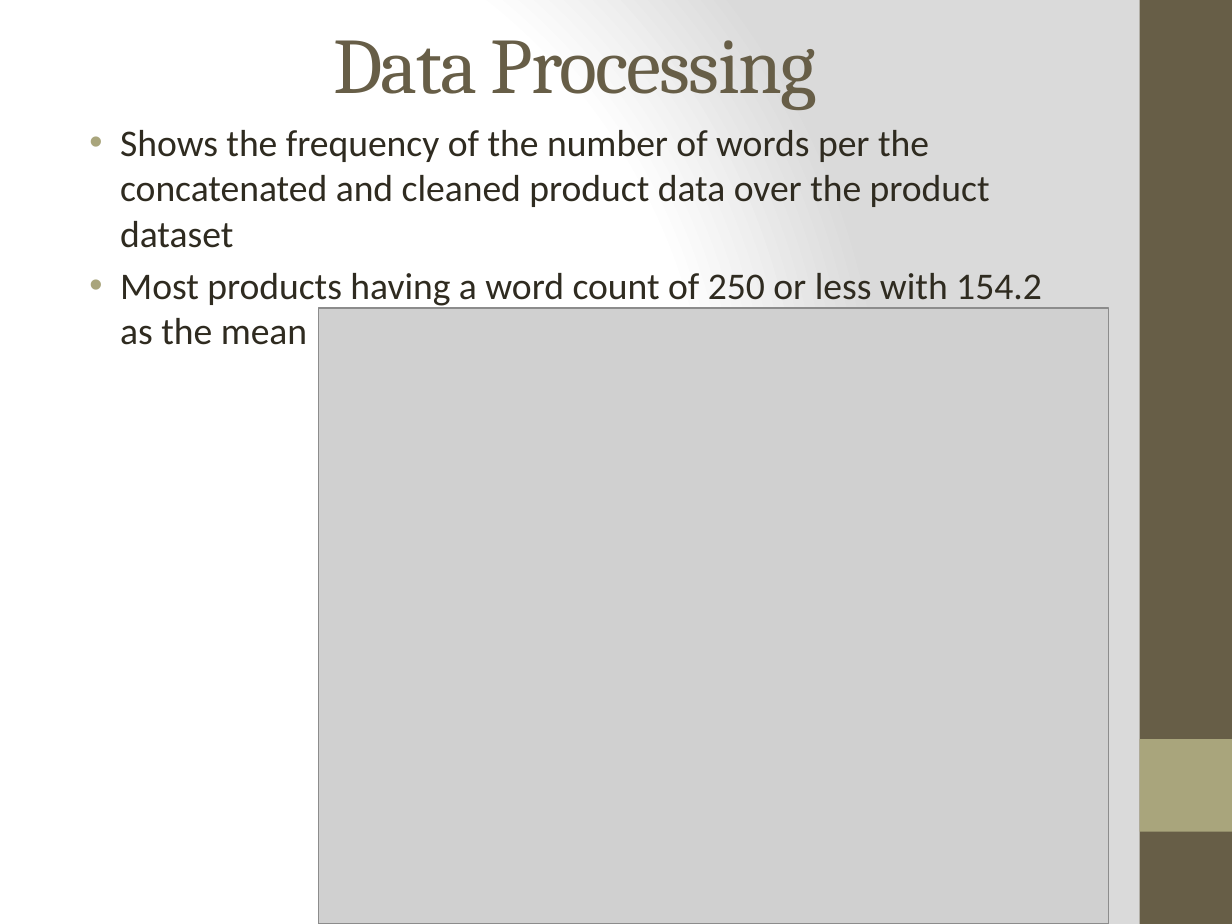
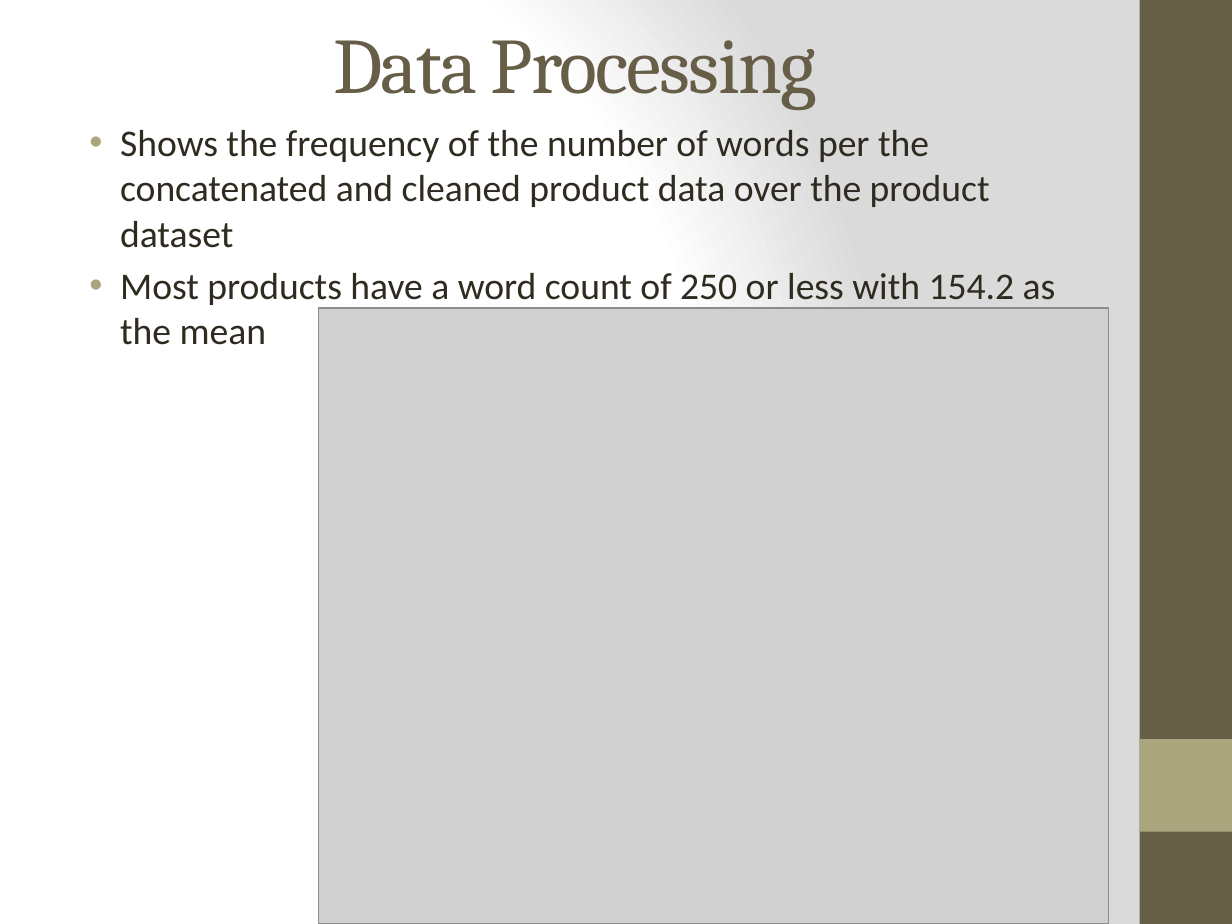
Before and after one commit to jmerranko/infsci_2725, a slide deck: slide 5 of Final Project/project_merranko_rodgers.pptx. Drawn at 1232x924 pixels with LibreOffice and Linux fonts; fonts in the diff are those of the drawing; grey boxes stand for pictures. Boxes give left, top, right and bottom in pixels: in the first picture for what was removed or moved away, otherwise in the second. Text is boxed around its words. In the diff, an @@ line names an element or a change of style, - is before the commit and + after.

```diff
--- a/Final Project/project_merranko_rodgers.pptx
+++ b/Final Project/project_merranko_rodgers.pptx
@@ text at (x1=120, y1=273, x2=1056, y2=345): text changed @@
-• Most products having a word count of 250 or less with 154.2 as the mean
+• Most products have a word count of 250 or less with 154.2 as the mean
```
Also in this commit, not shown: 5 other slides changed.
